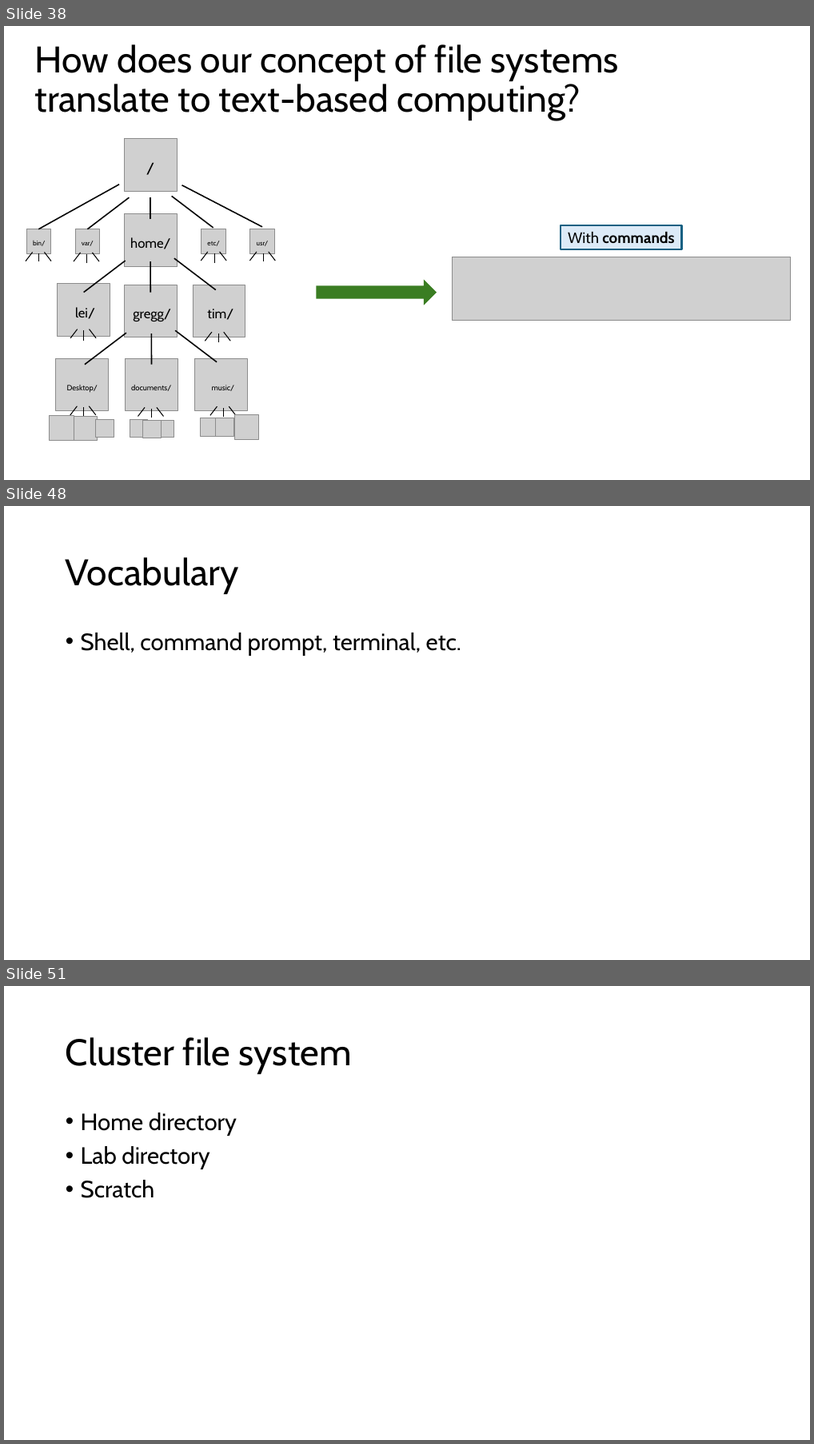
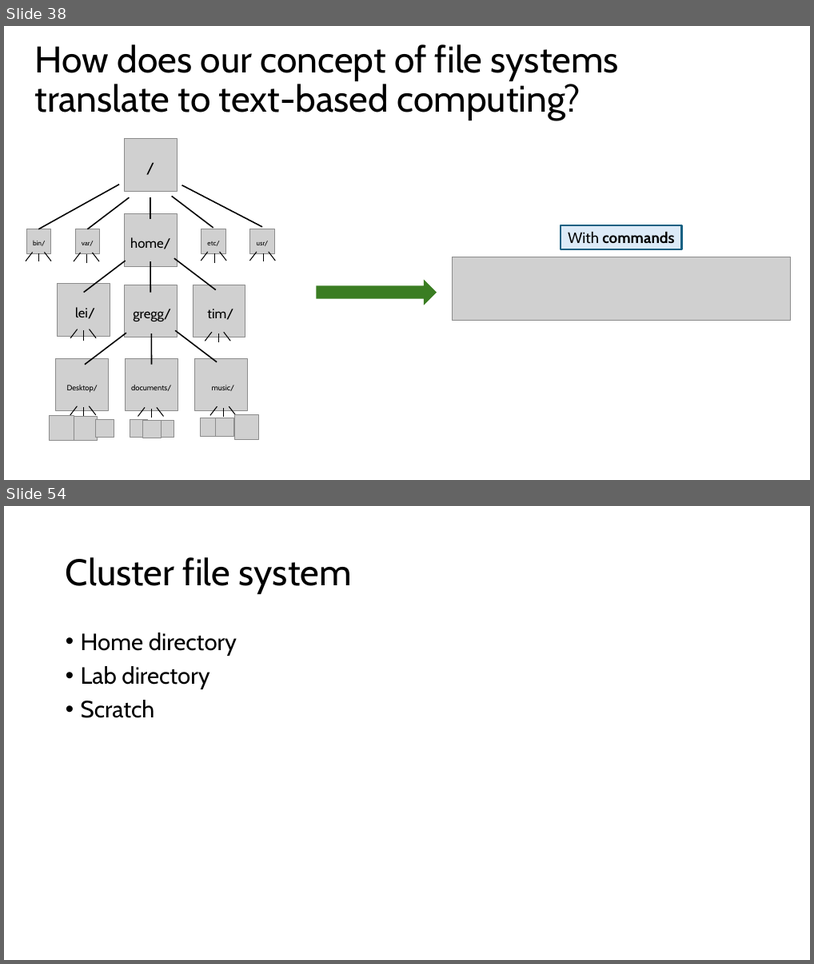
Before and after one commit to harvardinformatics/short-trainings, a slide deck: cmd-line-101/filesystems.pptx. Shown one above the other, each under a label of ours: slides 38, 48 and 51 before the commit, slides 38 and 54 after it; the slides between them are not shown. The pictures are 814x1444 and 814x964 pixels, drawn with LibreOffice and Linux fonts; fonts in the diff are those of the drawing; grey boxes stand for pictures. Boxes give left, top, right and bottom in pixels: in the first picture for what was removed or moved away, otherwise in the second. Text is boxed around its words. In the diff, an @@ line names an element or a change of style, - is before the commit and + after.

```diff
--- a/cmd-line-101/filesystems.pptx
+++ b/cmd-line-101/filesystems.pptx
@@ slide 48 removed at (4,506,810,960), background #FFFFFF @@
@@ title removed at (66,557,239,594) @@
-Vocabulary
@@ text removed at (81,632,462,656) @@
-• Shell, command prompt, terminal, etc.
@@ what was slide 51 is now slide 54 @@
```
Also in this commit, not shown: 10 slides changed, 9 slides added, 5 other slides removed.
